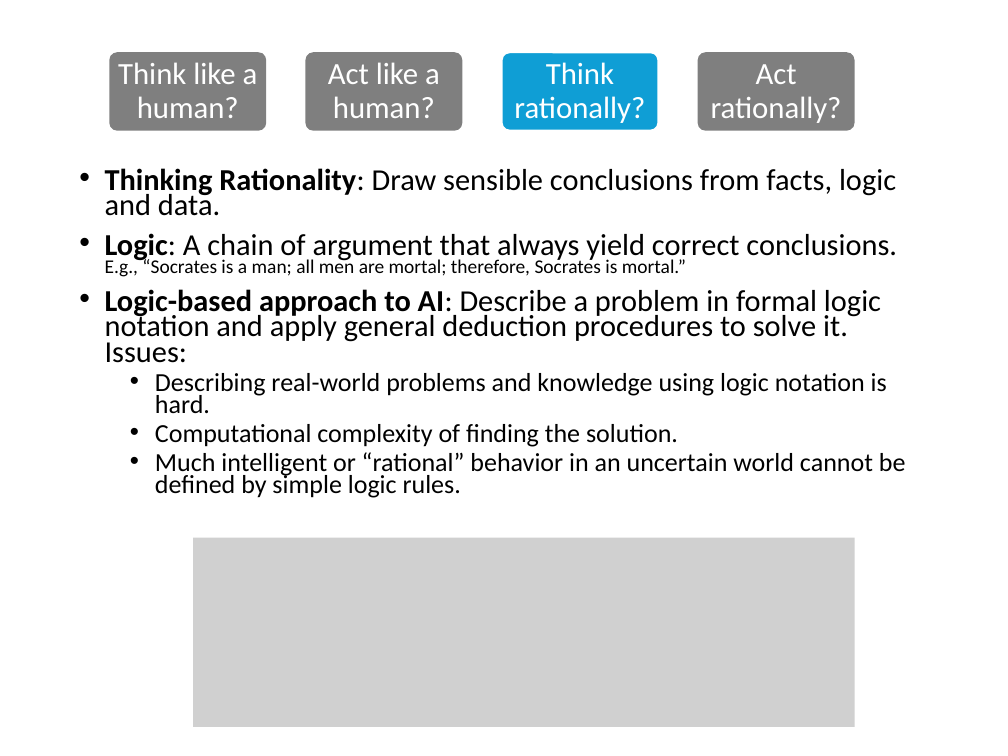
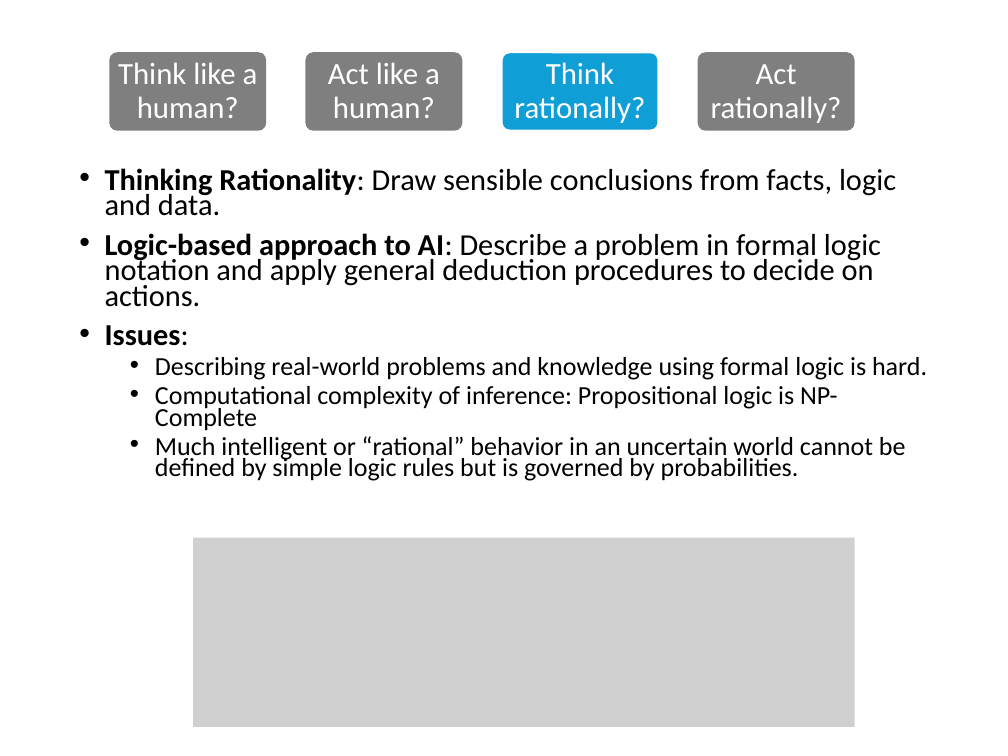
Before and after one commit to mhahsler/Introduction_to_Artificial_Intelligence, a slide deck: slide 9 of slides/01_intro.pptx. Drawn at 1008x756 pixels with LibreOffice and Linux fonts; fonts in the diff are those of the drawing; grey boxes stand for pictures. Boxes give left, top, right and bottom in pixels: in the first picture for what was removed or moved away, otherwise in the second. Text is boxed around its words. In the diff, an @@ line names an element or a change of style, - is before the commit and + after.

```diff
--- a/slides/01_intro.pptx
+++ b/slides/01_intro.pptx
@@ text at (x1=105, y1=233, x2=927, y2=481): text changed @@
-• Logic: A chain of argument that always yield correct conclusions.
-  E.g., “Socrates is a man; all men are mortal; therefore, Socrates is mortal.”
-• Logic-based approach to AI: Describe a problem in formal logic notation and apply general deduction procedures to solve it.
-  Issues:
-  • Describing real-world problems and knowledge using logic notation is hard.
-  • Computational complexity of finding the solution.
-  • Much intelligent or “rational” behavior in an uncertain world cannot be defined by simple logic rules.
+• Logic-based approach to AI: Describe a problem in formal logic notation and apply general deduction procedures to decide on actions.
+• Issues:
+  • Describing real-world problems and knowledge using formal logic is hard.
+  • Computational complexity of inference: Propositional logic is NP-Complete
+  • Much intelligent or “rational” behavior in an uncertain world cannot be defined by simple logic rules but is governed by probabilities.
```
Also in this commit, not shown: 6 other slides changed, 1 other file.
